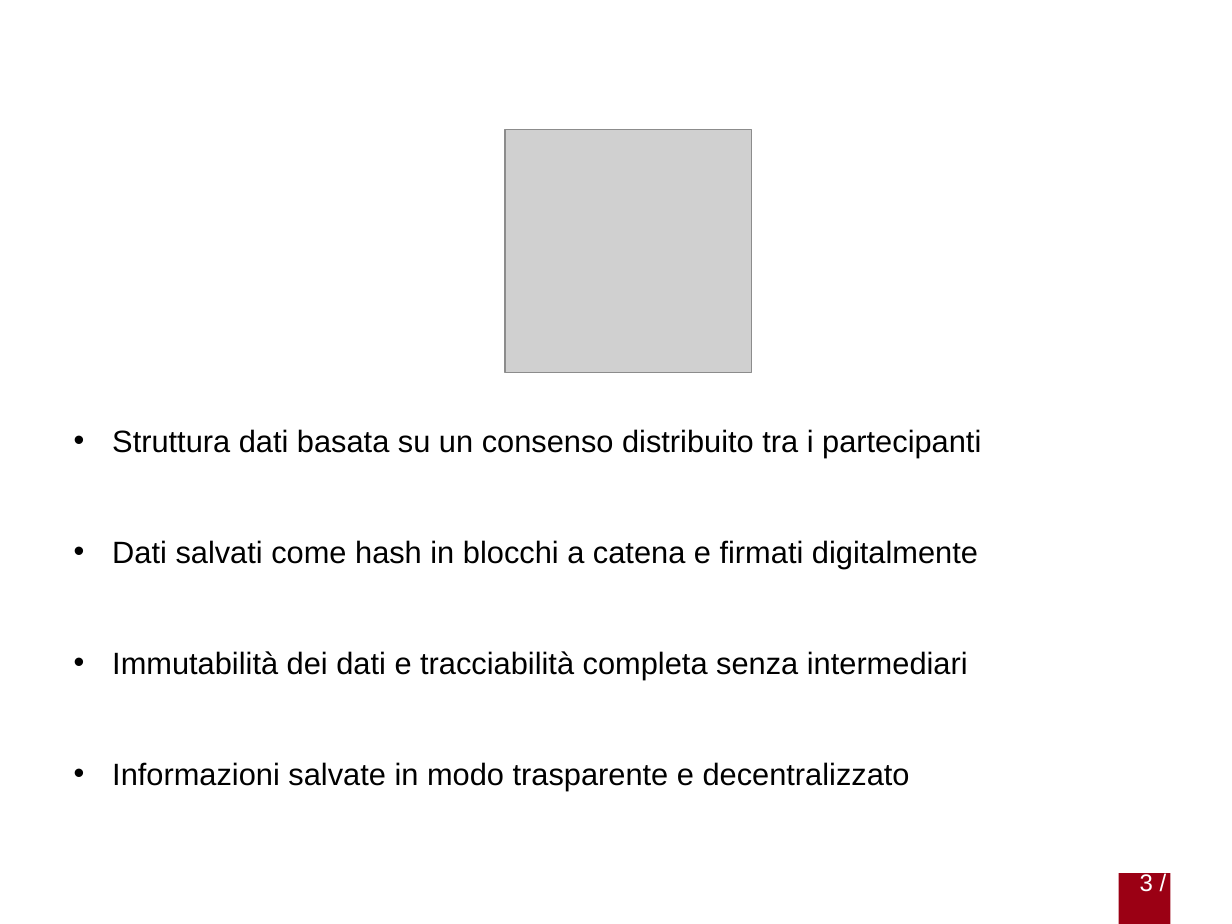
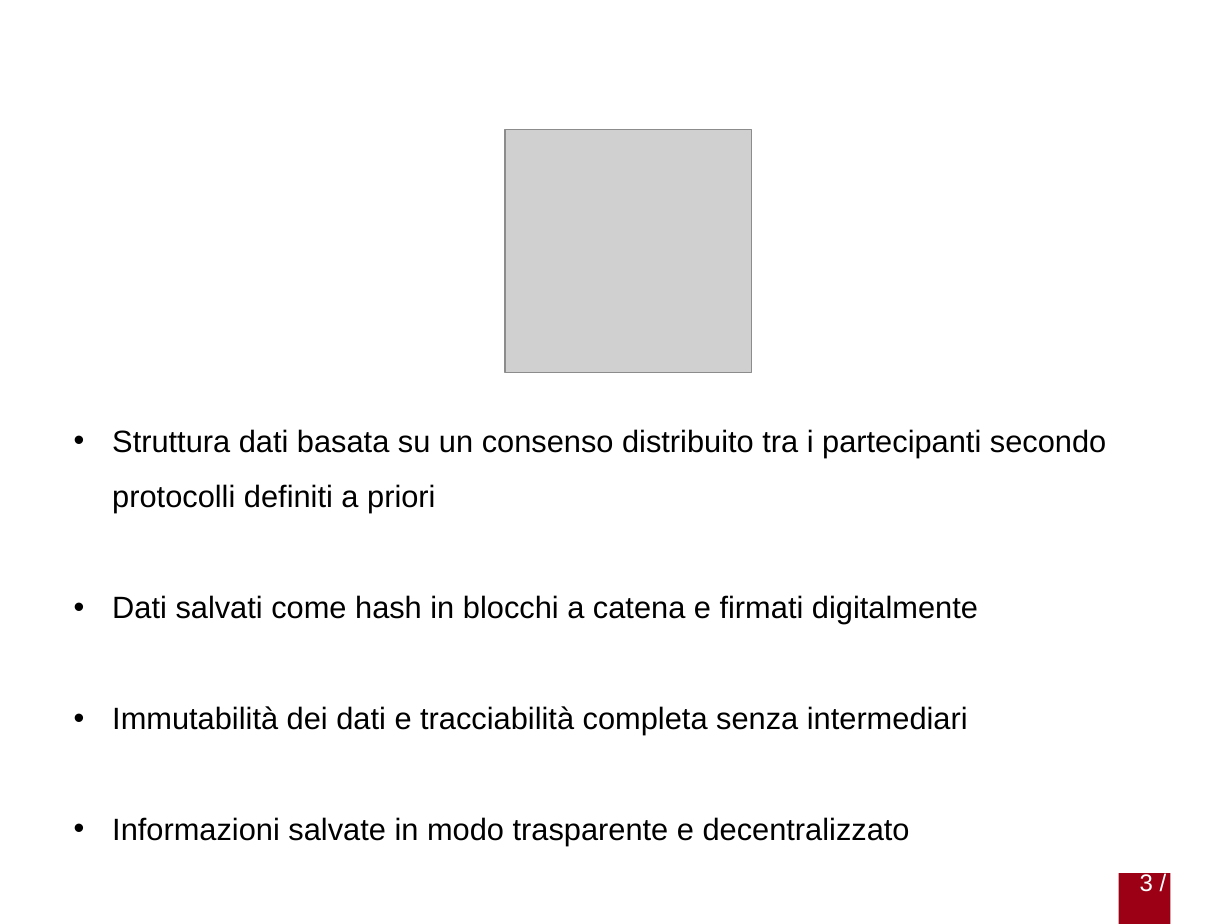
Before and after one commit to gabrielrovesti/Stage-e-Tesi-Triennale-UniPD, a slide deck: slide 3 of Presentazione/Presentazione Gabriel Rovesti.pptx. Drawn at 1232x924 pixels with LibreOffice and Linux fonts; fonts in the diff are those of the drawing; grey boxes stand for pictures; background and template pictures are left out. Boxes give left, top, right and bottom in pixels: in the first picture for what was removed or moved away, otherwise in the second. Text is boxed around its words. In the diff, an @@ line names an element or a change of style, - is before the commit and + after.

```diff
--- a/Presentazione/Presentazione Gabriel Rovesti.pptx
+++ b/Presentazione/Presentazione Gabriel Rovesti.pptx
@@ text at [112, 429, 1106, 513]: text changed @@
-• Struttura dati basata su un consenso distribuito tra i partecipanti
+• Struttura dati basata su un consenso distribuito tra i partecipanti secondo protocolli definiti a priori
```
Also in this commit, not shown: 8 other slides changed, 5 other files.
